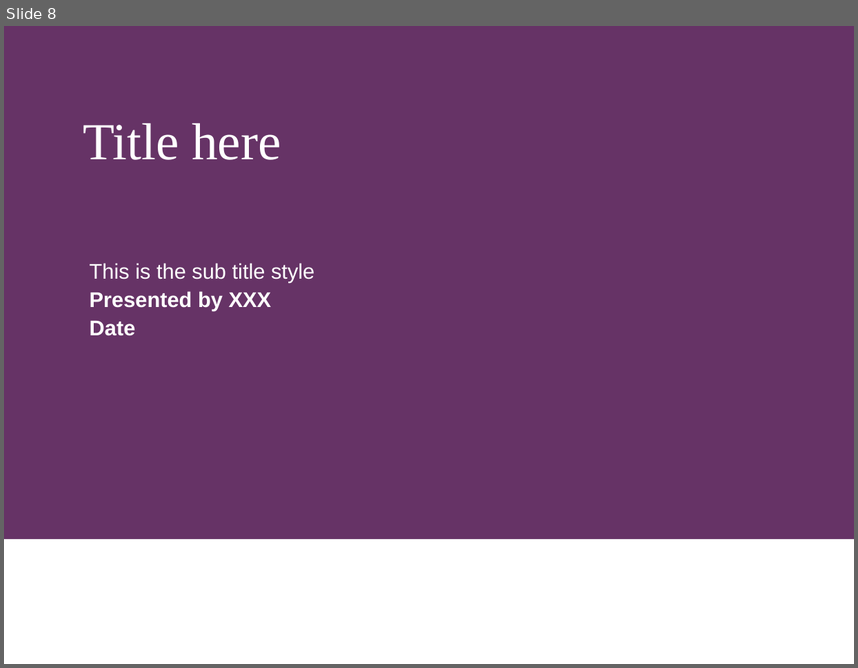
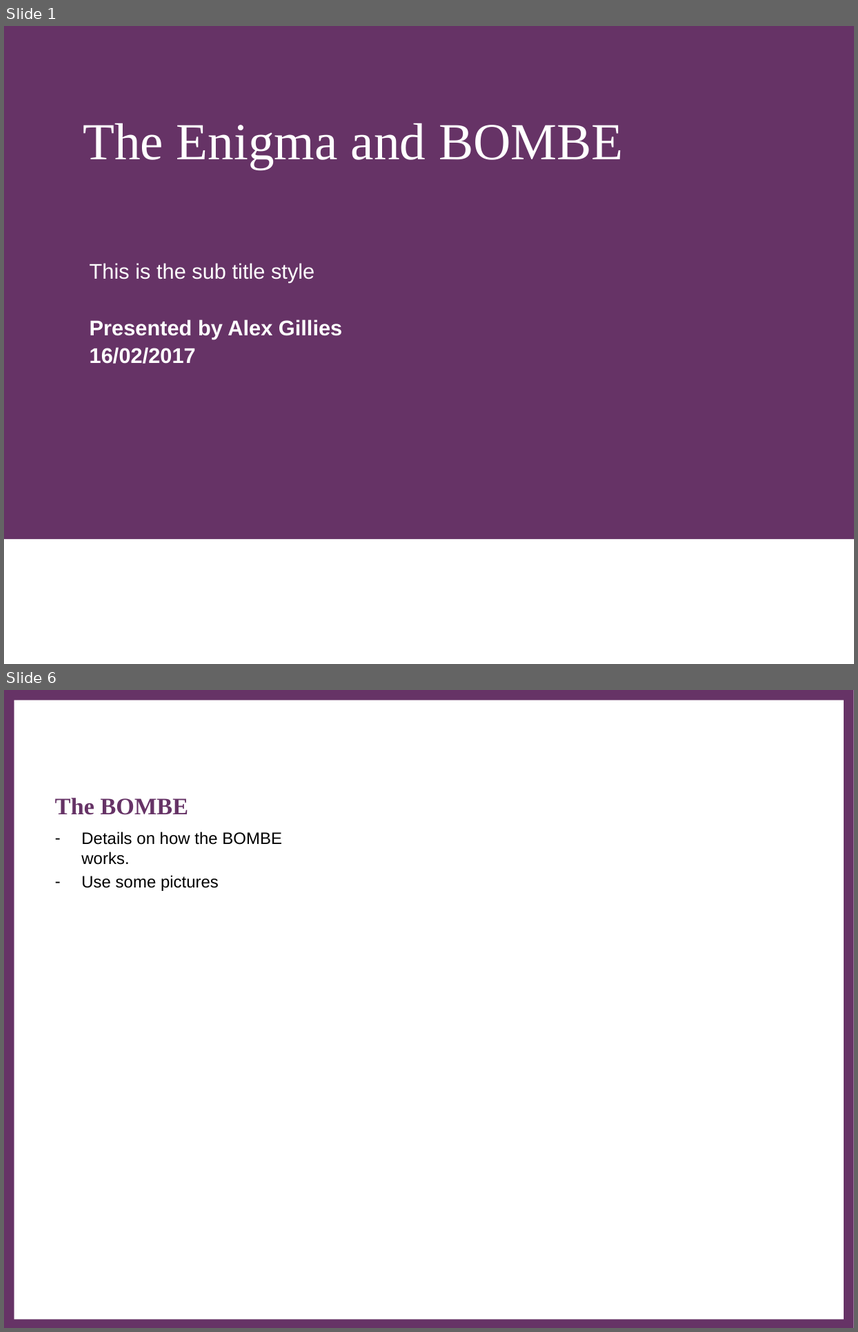
Before and after one commit to br3v1an5/Dissertation-Third-Year, a slide deck: DesignReport/1_PowerpointTemplate.ppt. Shown one above the other, each under a label of ours: slide 8 before the commit, slides 1 and 6 after it; the slides between them are not shown. The pictures are 858x668 and 858x1332 pixels, drawn with LibreOffice and Linux fonts; fonts in the diff are those of the drawing; background and template pictures are left out. Boxes give left, top, right and bottom in pixels: in the first picture for what was removed or moved away, otherwise in the second. Text is boxed around its words. In the diff, an @@ line names an element or a change of style, - is before the commit and + after.

```diff
--- a/DesignReport/1_PowerpointTemplate.ppt
+++ b/DesignReport/1_PowerpointTemplate.ppt
@@ slide 6 added at <box>4,690,854,1328</box>, background #FFFFFF @@
@@ rectangle added at <box>4,690,854,1328</box>, fill #663366, 24 pt, text #663366 @@
+∂
@@ rectangle added at <box>14,700,844,1319</box>, fill #FFFFFF @@
@@ title added at <box>55,798,189,815</box>, 20 pt, text #663366, bold @@
+The BOMBE
@@ text added at <box>81,831,282,891</box>, 14 pt, text #000000 @@
+– Details on how the BOMBE works.
+– Use some pictures
@@ what was slide 8 is now slide 1 @@
@@ slide 1 changed as well @@
@@ title at <box>83,123,624,169</box>: text changed @@
-Title here
+The Enigma and BOMBE
@@ subtitle at <box>90,319,342,363</box>: text changed @@
-Presented by XXX
-Date
+Presented by Alex Gillies
+16/02/2017
```
Also in this commit, not shown: 8 other slides added, 8 slides removed, 1 other file.
